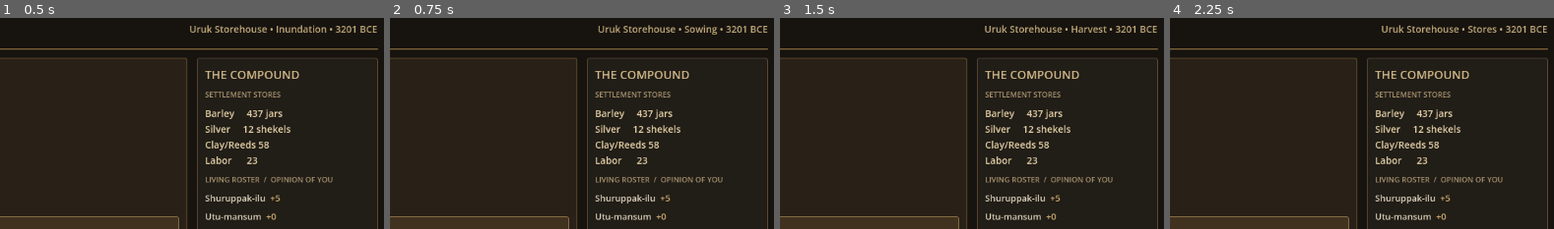
Above: before the commit, frames 1-4 (left to right).
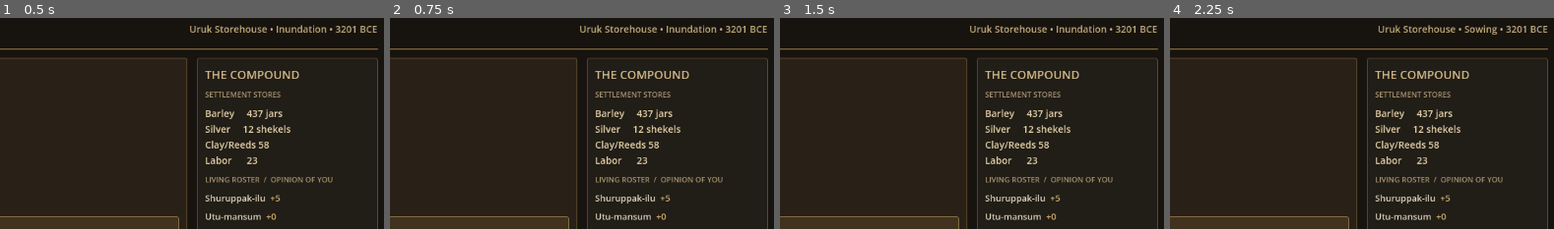
Above: after the commit, the same moments.

Repository: JawnGrimm/SoE
Game: Godot game, scene res://main.tscn
The game is run twice, just before and just after one commit, with the same random seed, the same clock (stepped at 60 frames per second) and the same inputs.
Inputs:
- Up to frame 1 (0.5 s): no input
- Up to frame 2 (0.75 s): click "End Period" at 0.5 s
- Up to frame 3 (1.5 s): click "End Period" at 1.25 s
- Up to frame 4 (2.25 s): click "End Period" at 2 s
The pictures show only the part of the screen within x 50-100%, y 0-50%; the shares and areas given below are measured in that part.

Frame 1 is identical in both runs. In frame 2, 1.0% of the frame differs, in the area x 49-99%, y 3-8%; in frame 3, 0.7%; in frame 4, 0.8%.

Commit message:
Map twelve desk periods into era seasons

Diff:
--- a/systems/calendar_formatter.gd
+++ b/systems/calendar_formatter.gd
@@ -15,7 +15,9 @@
 
 static func _format_period(era: EraDef, period: int) -> String:
 	var period_number := maxi(period, 0)
-	if era != null and period_number < era.period_names.size():
-		return era.period_names[period_number]
+	if era != null and not era.period_names.is_empty():
+		var periods_per_name := maxi(1, WorldState.PERIODS_PER_YEAR / era.period_names.size())
+		var name_index := clampi(period_number / periods_per_name, 0, era.period_names.size() - 1)
+		return era.period_names[name_index]
 	var label := "Period" if era == null or era.period_label.is_empty() else era.period_label
 	return "%s %02d" % [label, period_number + 1]
